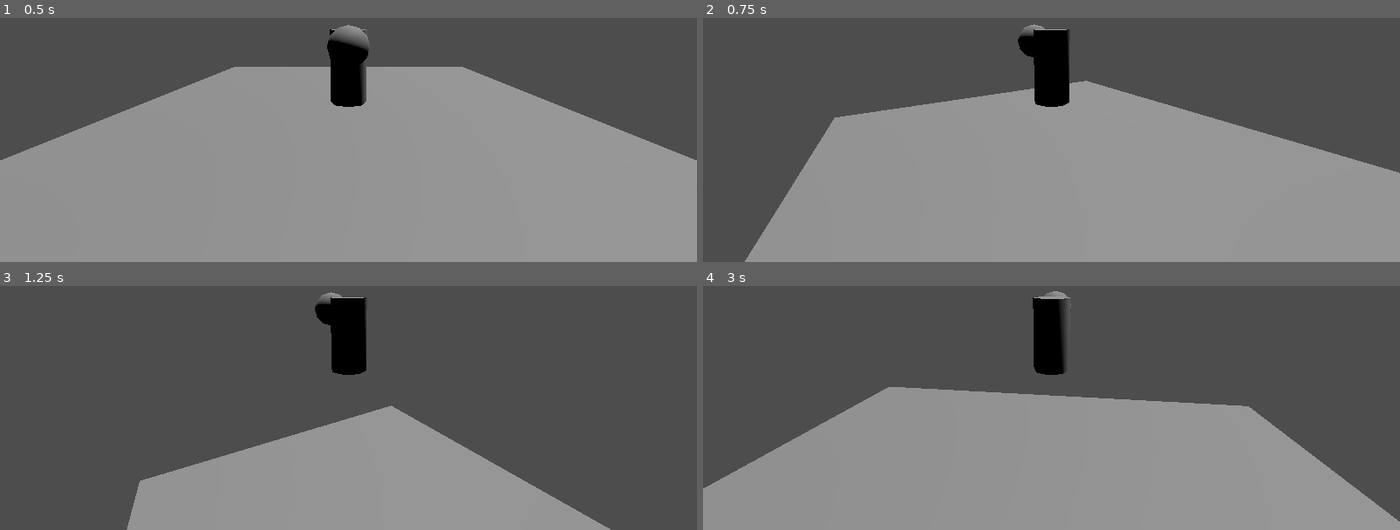
Above: before the commit, frames 1-4 (two rows, left to right).
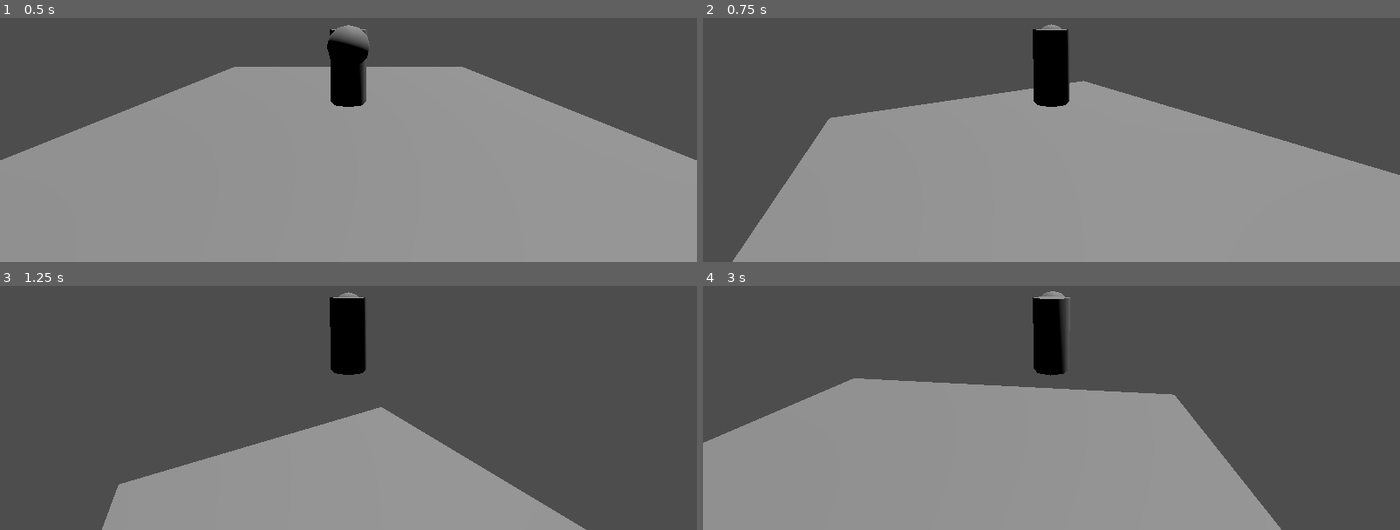
Above: after the commit, the same moments.

Repository: stron1le/MVM28
Game: Godot game, scene res://test_room.tscn
The game is run twice, just before and just after one commit, with the same random seed, the same clock (stepped at 60 frames per second) and the same inputs.
Inputs (mouse positions are in pixels of both pictures, inside the frame that each line leads up to):
- Up to frame 1 (0.5 s): no input
- Up to frame 2 (0.75 s): tap Enter at 0.5 s; move the mouse to (1086, 64) at 0.52 s; hold W (ForwardAxisNegative) from 0.53 s (still down); tap Space (Jump) at 0.6 s
- Up to frame 3 (1.25 s): keep holding W (ForwardAxisNegative); tap Space (Jump) at 0.77, 1.07 s
- Up to frame 4 (3 s): keep holding W (ForwardAxisNegative); move the mouse to (1016, 334) at 1.27 s; tap Left (HorizontalAxisNegative) at 1.35 s; tap Space (Jump) at 1.52, 1.55, 1.82, 2.3, 2.85 s; move the mouse to (1065, 327) at 2.02 s; tap Right (HorizontalAxisPositive) at 2.1 s; move the mouse to (1044, 339) at 2.77 s

Frame 1 is identical in both runs. In frame 2, 1.4% of the frame differs, in the area x 4-100%, y 2-100%; in frame 3, 2.6%; in frame 4, 12%, in the area x 0-100%, y 2-100%.

Commit message:
Got rid of unnecessary constant
ACT_JUMP is now an enum, so it is unnecessary. I did find an oddity where the character seems to 'jitter' when you turn the camera at the same time that you are running. It might be due to the disconnect between physics and the process framerates, as increasing the physic ticks reduces the jitter. Maybe I can move the rotation of the character into _process, and keep the movement in physics.

Diff:
--- a/mvm28/Scripts/test_character.gd
+++ b/mvm28/Scripts/test_character.gd
@@ -1,6 +1,4 @@
 class_name PlayerCharacter extends CharacterBody3D
-
-const ACT_JUMP=0x4;
 const JUMP_SPEED=10;
 const MAX_RUN_SPEED=10;
 const MAX_GREATSWORD_WALK_SPEED=3;
@@ -48,6 +46,8 @@
 	var forwardVec = transform.basis.z;
 	forwardVec.y=0;
 	var movementVector3D = Vector3(movementVector.x,0,movementVector.y)
+	movementVector3D=movementVector3D.rotated(transform.basis.y,get_camera_yaw());
+	print(get_camera_yaw());
 	if (movementVector!=Vector2.ZERO):
 		var targetAngle=forwardVec.signed_angle_to(movementVector3D,transform.basis.y);
 		if (abs(targetAngle)>=(BRAKE_RANGE)):
@@ -71,6 +71,7 @@
 	if (movementVector!=Vector2.ZERO):
 		var forwardVec=transform.basis.z;
 		var movementVector3D = Vector3(movementVector.x,0,movementVector.y).normalized();
+		movementVector3D=movementVector3D.rotated(transform.basis.y,get_camera_yaw());
 		var targetAngle=forwardVec.signed_angle_to(movementVector3D,transform.basis.y);
 		transform.basis=transform.basis.rotated(transform.basis.y,targetAngle);
 		prevAngle=targetAngle;
@@ -100,7 +101,7 @@
 				velocity=transform.basis.z*BRAKE_JUMP_SPEEDS.x+velocity.y*transform.basis.y;
 			else:
 				velocity=movementVector3D.normalized()*BRAKE_JUMP_SPEEDS.x+velocity.y*transform.basis.y;
-		currentState=ACT_JUMP;
+		currentState=PLAYERSTATE.ACT_JUMP;
 		return true;
 	return false;
 	pass;
@@ -140,3 +141,5 @@
 func enter_greatsword_check():
 	if (Input.is_action_just_pressed("BButtonCharge")):
 		currentState=PLAYERSTATE.ACT_GREATSWORD_WALK
+func get_camera_yaw():
+	return deg_to_rad(get_viewport().get_camera_3d().global_rotation_degrees.y);
--- a/mvm28/test_room.tscn
+++ b/mvm28/test_room.tscn
@@ -9,6 +9,7 @@
 [node name="TestRoom" type="Node3D"]
 
 [node name="TestCharacter" parent="." instance=ExtResource("1_aiegb")]
+physics_interpolation_mode = 1
 transform = Transform3D(1, 0, 0, 0, 1, 0, 0, 0, 1, 0, 2.38419e-07, 0)
 
 [node name="StaticBody3D" type="StaticBody3D" parent="."]
@@ -26,4 +27,5 @@
 transform = Transform3D(0.00722394, -0.961886, 0.273356, -0.20396, 0.266199, 0.942092, -0.978953, -0.0625593, -0.194263, 0, 0, 0)
 
 [node name="TwistPivot" parent="." node_paths=PackedStringArray("target") instance=ExtResource("2_oqbmf")]
+physics_interpolation_mode = 1
 target = NodePath("../TestCharacter")
